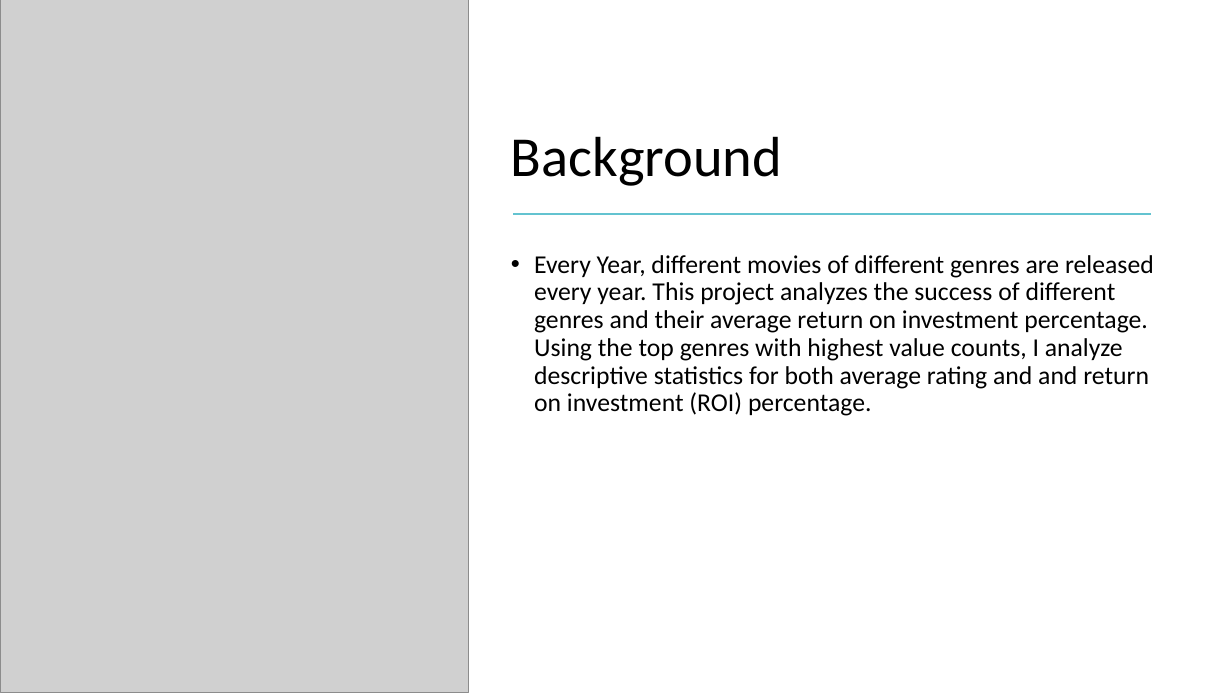
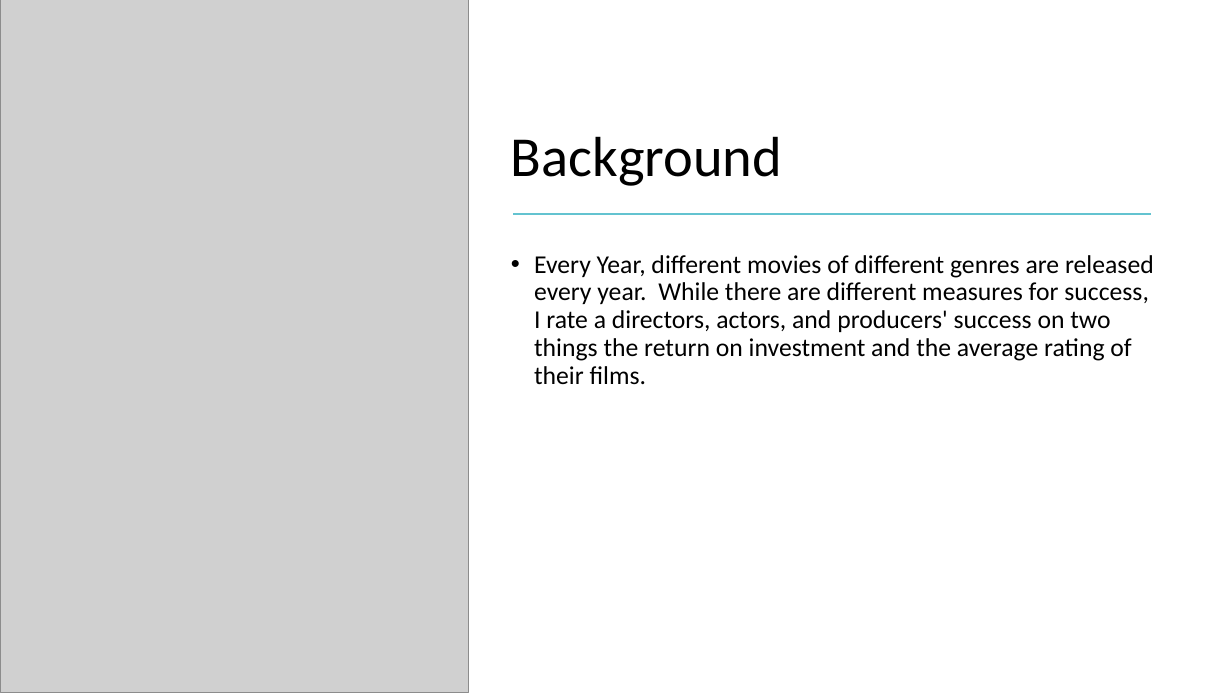
Before and after one commit to carlos-marin1742/dsc-phase-1-project-v2-3, a slide deck: slide 3 of Project 1 Presentation.pptx. Drawn at 1232x693 pixels with LibreOffice and Linux fonts; fonts in the diff are those of the drawing; grey boxes stand for pictures. Boxes give left, top, right and bottom in pixels: in the first picture for what was removed or moved away, otherwise in the second. Text is boxed around its words. In the diff, an @@ line names an element or a change of style, - is before the commit and + after.

```diff
--- a/Project 1 Presentation.pptx
+++ b/Project 1 Presentation.pptx
@@ text at (534, 255, 1154, 385): text changed @@
-• Every Year, different movies of different genres are released every year. This project analyzes the success of different genres and their average return on investment percentage. Using the top genres with highest value counts, I analyze descriptive statistics for both average rating and and return on investment (ROI) percentage.
+• Every Year, different movies of different genres are released every year. While there are different measures for success, I rate a directors, actors, and producers' success on two things the return on investment and the average rating of their films.
```
Also in this commit, not shown: 6 other slides changed, 6 slides added, 2 slides removed, 1 other file.
